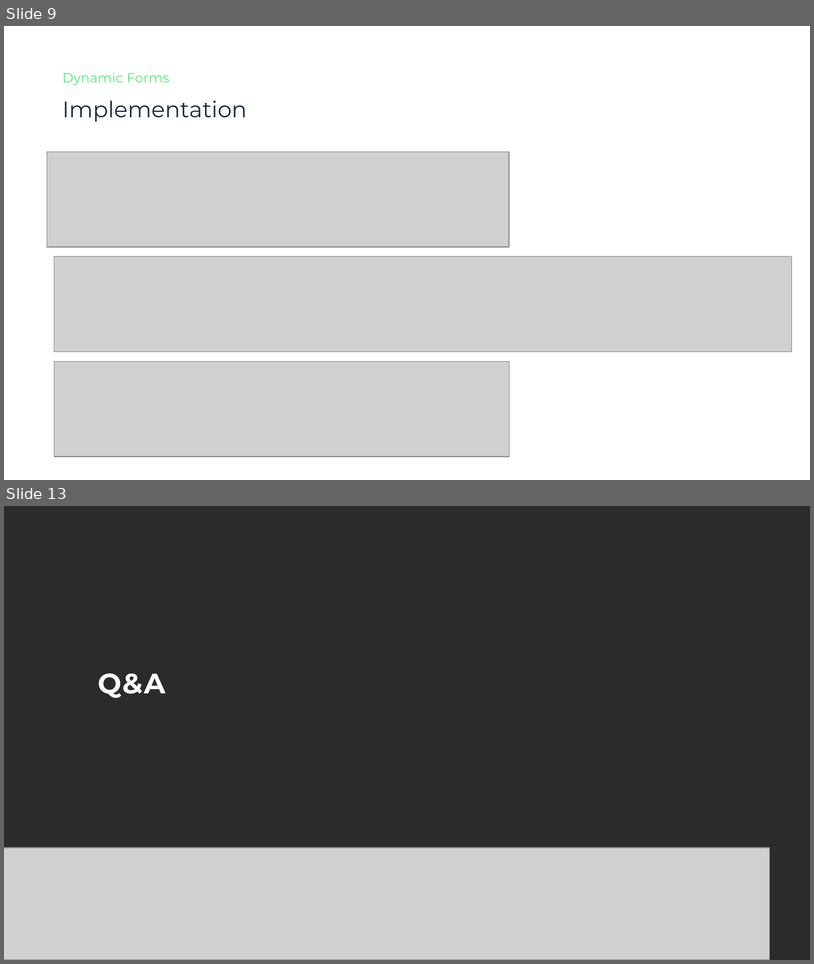
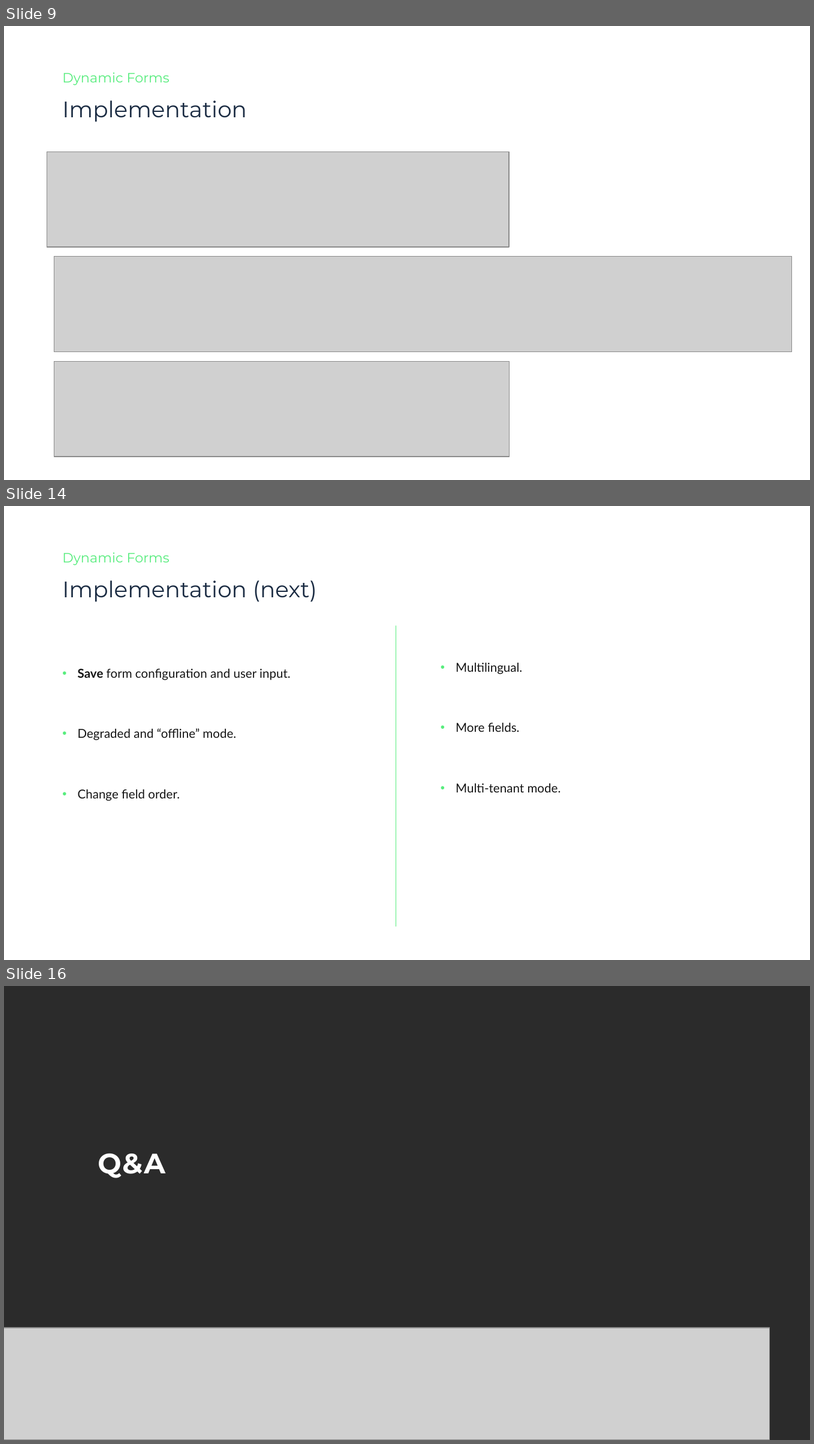
Before and after one commit to gaelDolle/dynamic-form, a slide deck: docs/Dynamic Forms by 2B3.pptx. Shown one above the other, each under a label of ours: slides 9 and 13 before the commit, slides 9, 14 and 16 after it; the slides between them are not shown. The pictures are 814x964 and 814x1444 pixels, drawn with LibreOffice and Linux fonts; fonts in the diff are those of the drawing; grey boxes stand for pictures; background and template pictures are left out; a plain dark background stands for a picture behind light text. Boxes give left, top, right and bottom in pixels: in the first picture for what was removed or moved away, otherwise in the second. Text is boxed around its words. In the diff, an @@ line names an element or a change of style, - is before the commit and + after.

```diff
--- a/docs/Dynamic Forms by 2B3.pptx
+++ b/docs/Dynamic Forms by 2B3.pptx
@@ slide 14 added at box(4, 506, 810, 960), background #FFFFFF @@
@@ text added at box(62, 552, 170, 565), 12 pt, text #57ED7D @@
+Dynamic Forms
@@ text added at box(62, 580, 317, 602), 20 pt, text #1A2B42 @@
+Implementation (next)
@@ line added from (396, 626) to (396, 926), #57ED7D 0.75 pt @@
@@ text added at box(456, 663, 561, 792), 11 pt, text #141414 @@
+• Multilingual.
+• More fields.
+• Multi-tenant mode.
@@ text added at box(78, 669, 291, 801), 11 pt, text #141414 @@
+• Save form configuration and user input.
+• Degraded and “offline” mode.
+• Change field order.
@@ what was slide 13 is now slide 16 @@
```
Also in this commit, not shown: 4 slides changed, 3 other slides added, 1 slide removed.
